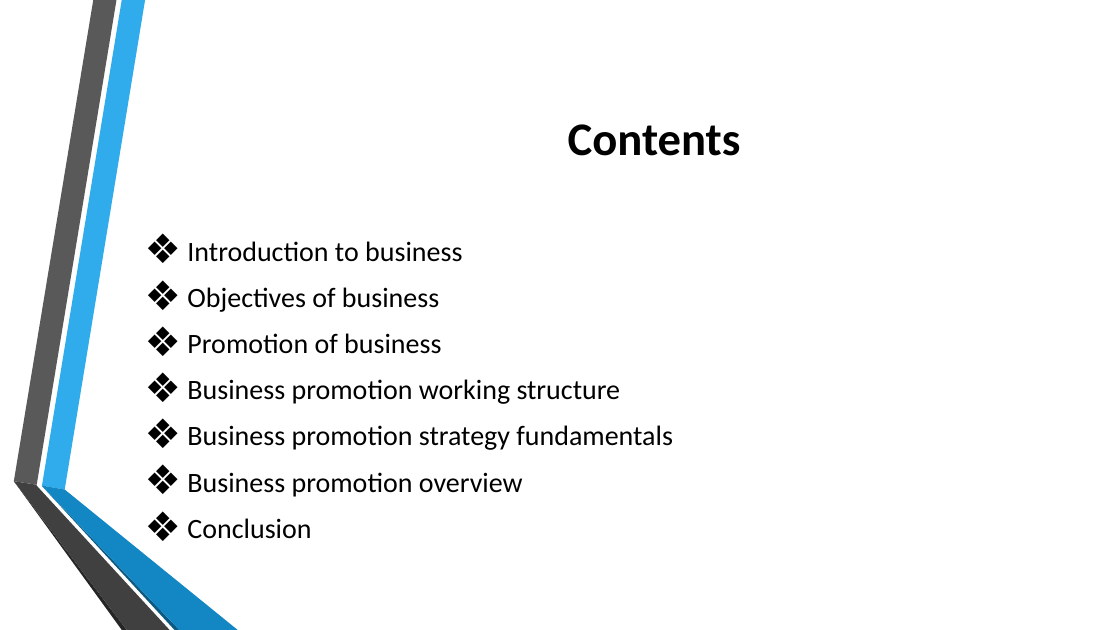
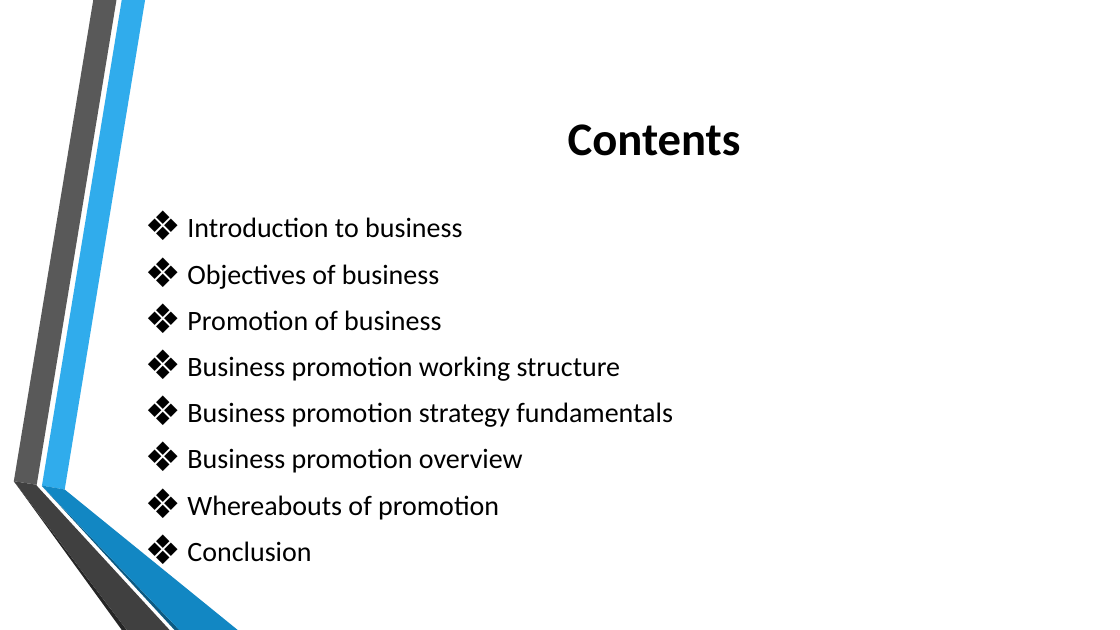
Before and after one commit to snsk7/libaryforsemesterfirst, a slide deck: slide 2 of class/subjects/BCT/assignment/promotionofbusiness.pptx. Drawn at 1120x630 pixels with LibreOffice and Linux fonts; fonts in the diff are those of the drawing; background and template pictures are left out. Boxes give left, top, right and bottom in pixels: in the first picture for what was removed or moved away, otherwise in the second. Text is boxed around its words. In the diff, an @@ line names an element or a change of style, - is before the commit and + after.

```diff
--- a/class/subjects/BCT/assignment/promotionofbusiness.pptx
+++ b/class/subjects/BCT/assignment/promotionofbusiness.pptx
@@ text at (187, 495, 499, 520): paragraph added @@
+❖ Whereabouts of promotion
```
